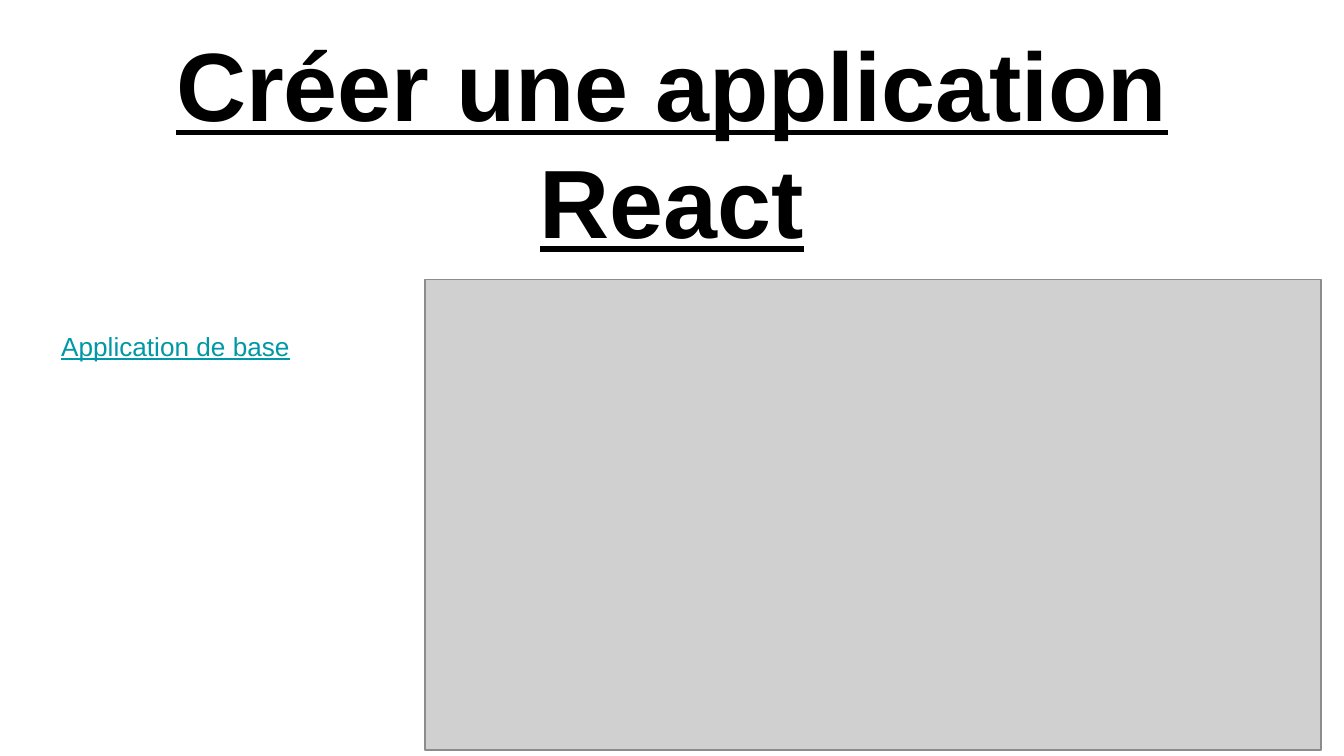
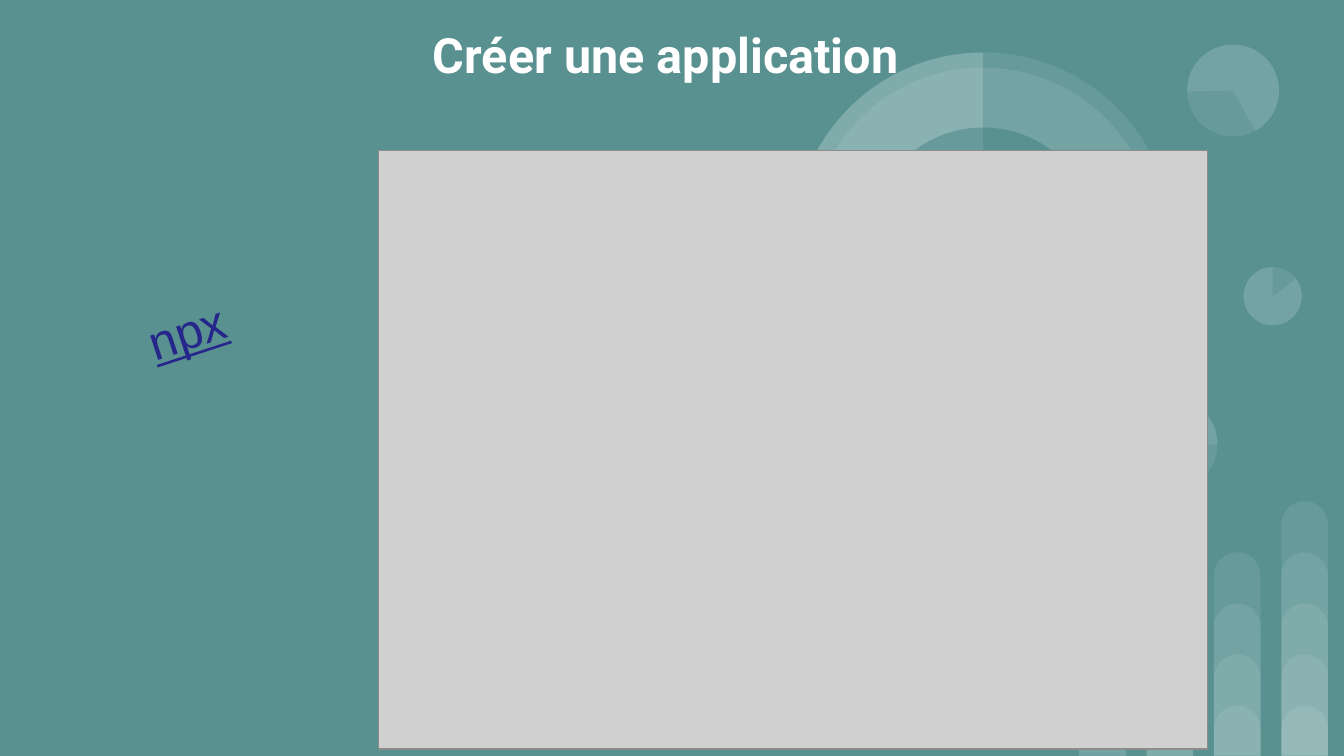
Before and after one commit to FXpel/IFI_React, a slide deck: slide 14 of cours/IFI_React.pptx (slide 10 before the commit). Drawn at 1344x756 pixels with LibreOffice and Linux fonts; fonts in the diff are those of the drawing; grey boxes stand for pictures. Boxes give left, top, right and bottom in pixels: in the first picture for what was removed or moved away, otherwise in the second. Text is boxed around its words. In the diff, an @@ line names an element or a change of style, - is before the commit and + after.

Commit message:
feat(cours react): derniere version du diapo

```diff
--- a/cours/IFI_React.pptx
+++ b/cours/IFI_React.pptx
@@ background #FFFFFF to #599191 @@
@@ title at (433,36,898,83): text changed; size 52 to 26 pt; font Arial to Roboto; text colour #000000 to #FFFFFF @@
-Créer une application React
+Créer une application
@@ group added at (741,0,1301,491): 6 ellipses, 5 pie slice (boxed as its full ellipse)s @@
@@ picture: place and size @@
-picture at (425,280,1321,750)
+picture at (379,151,1208,749)
@@ text added at (156,313,230,367), 26 pt, text #27278B, underline @@
+npx
@@ text removed at (61,337,290,361) @@
-Application de base
@@ group added at (1079,501,1328,755): 14 round same rects @@
```
Also in this commit, not shown: 7 other slides changed, 7 slides added, 3 slides removed, 1 other file.
